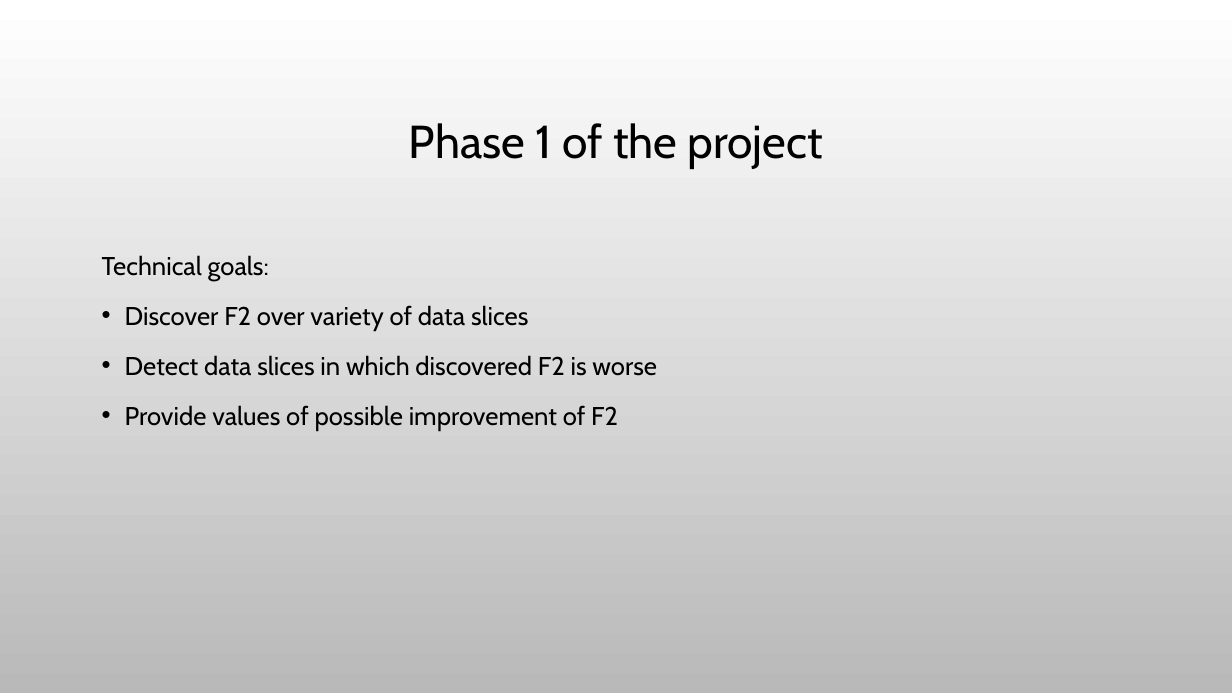
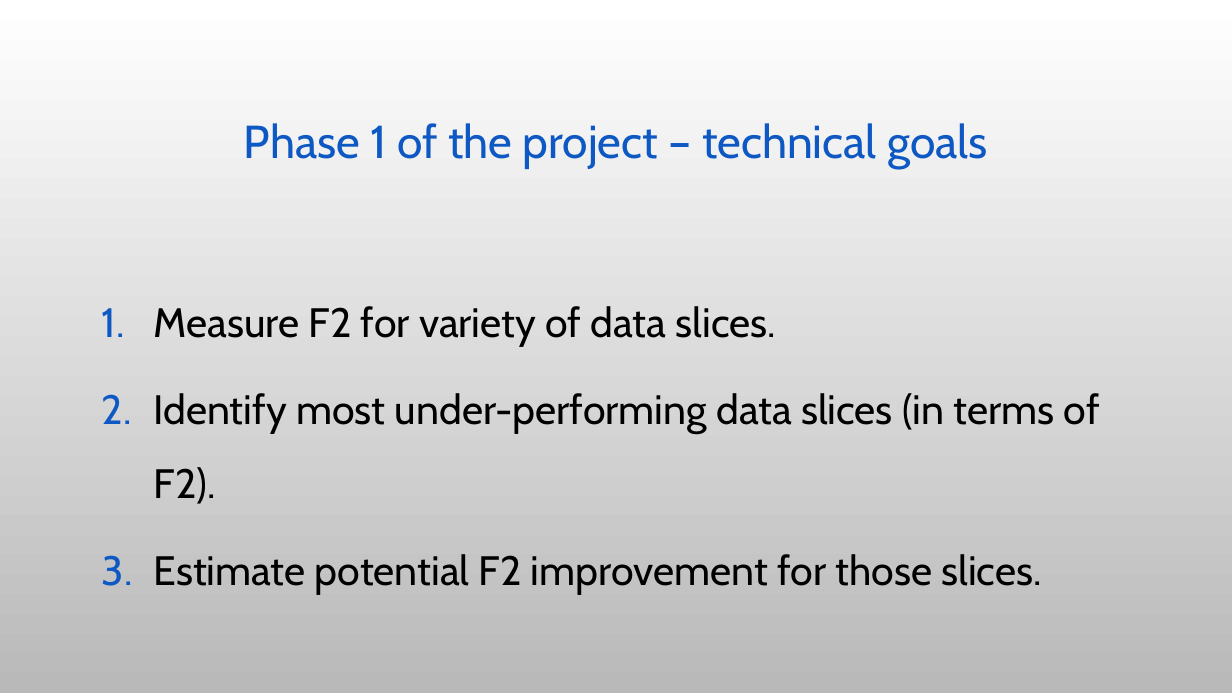
Before and after one commit to stavco9/mlops-final-project, a slide deck: slide 7 of docs/MLOps Final Project.pptx (slide 6 before the commit). Drawn at 1232x693 pixels with LibreOffice and Linux fonts; fonts in the diff are those of the drawing; background and template pictures are left out. Boxes give left, top, right and bottom in pixels: in the first picture for what was removed or moved away, otherwise in the second. Text is boxed around its words. In the diff, an @@ line names an element or a change of style, - is before the commit and + after.

```diff
--- a/docs/MLOps Final Project.pptx
+++ b/docs/MLOps Final Project.pptx
@@ title at (x1=244, y1=123, x2=988, y2=169): text changed; text colour #000000 to #0E58C4 @@
-Phase 1 of the project
+Phase 1 of the project – technical goals
@@ text at (x1=154, y1=306, x2=1100, y2=595): text changed; size 20 to 32 pt @@
-Technical goals:
-• Discover F2 over variety of data slices
-• Detect data slices in which discovered F2 is worse
-• Provide values of possible improvement of F2
+1. Measure F2 for variety of data slices.
+2. Identify most under-performing data slices (in terms of F2).
+3. Estimate potential F2 improvement for those slices.
```
Also in this commit, not shown: 20 other slides changed, 6 slides added.
